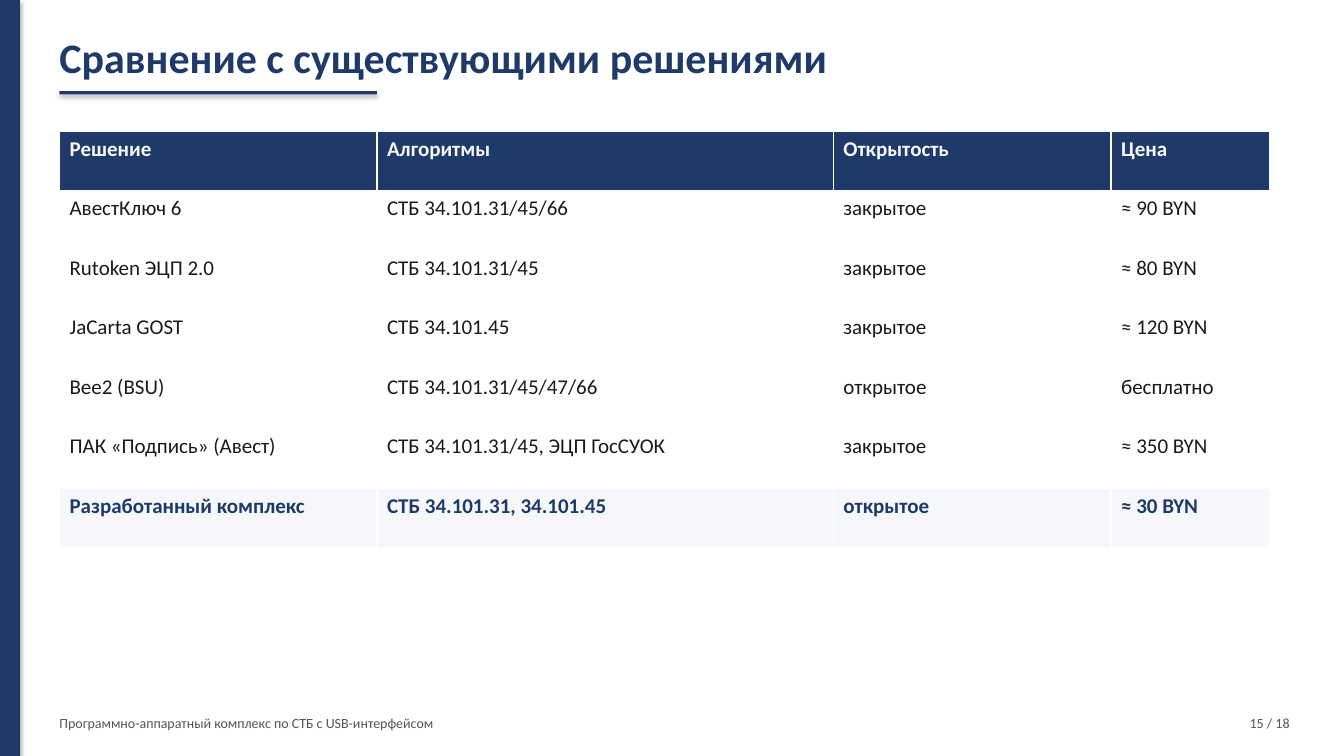
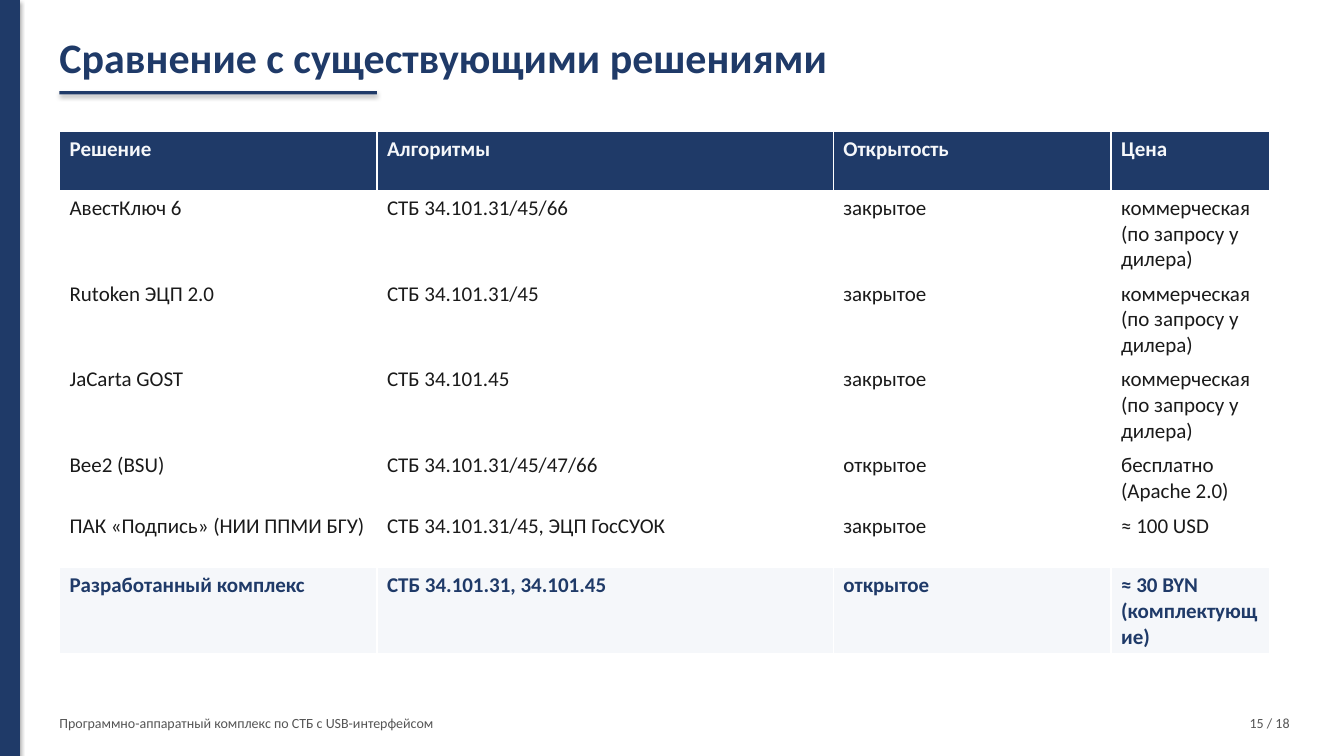
Before and after one commit to viccino2006/Cursovaya, a slide deck: slide 15 of docs/presentation.pptx. Drawn at 1344x756 pixels with LibreOffice and Linux fonts; fonts in the diff are those of the drawing. Boxes give left, top, right and bottom in pixels: in the first picture for what was removed or moved away, otherwise in the second. Text is boxed around its words. In the diff, an @@ line names an element or a change of style, - is before the commit and + after.

```diff
--- a/docs/presentation.pptx
+++ b/docs/presentation.pptx
@@ table at [59, 131, 1269, 600] @@
-row 2, column 4: ≈ 90 BYN
+row 2, column 4: коммерческая (по запросу у дилера)
-row 3, column 4: ≈ 80 BYN
+row 3, column 4: коммерческая (по запросу у дилера)
-row 4, column 4: ≈ 120 BYN
+row 4, column 4: коммерческая (по запросу у дилера)
-row 5, column 4: бесплатно
+row 5, column 4: бесплатно (Apache 2.0)
-row 6, column 1: ПАК «Подпись» (Авест)
+row 6, column 1: ПАК «Подпись» (НИИ ППМИ БГУ)
-row 6, column 4: ≈ 350 BYN
+row 6, column 4: ≈ 100 USD
-row 7, column 4: ≈ 30 BYN
+row 7, column 4: ≈ 30 BYN (комплектующие)
```
Also in this commit, not shown: 1 other slide changed.
